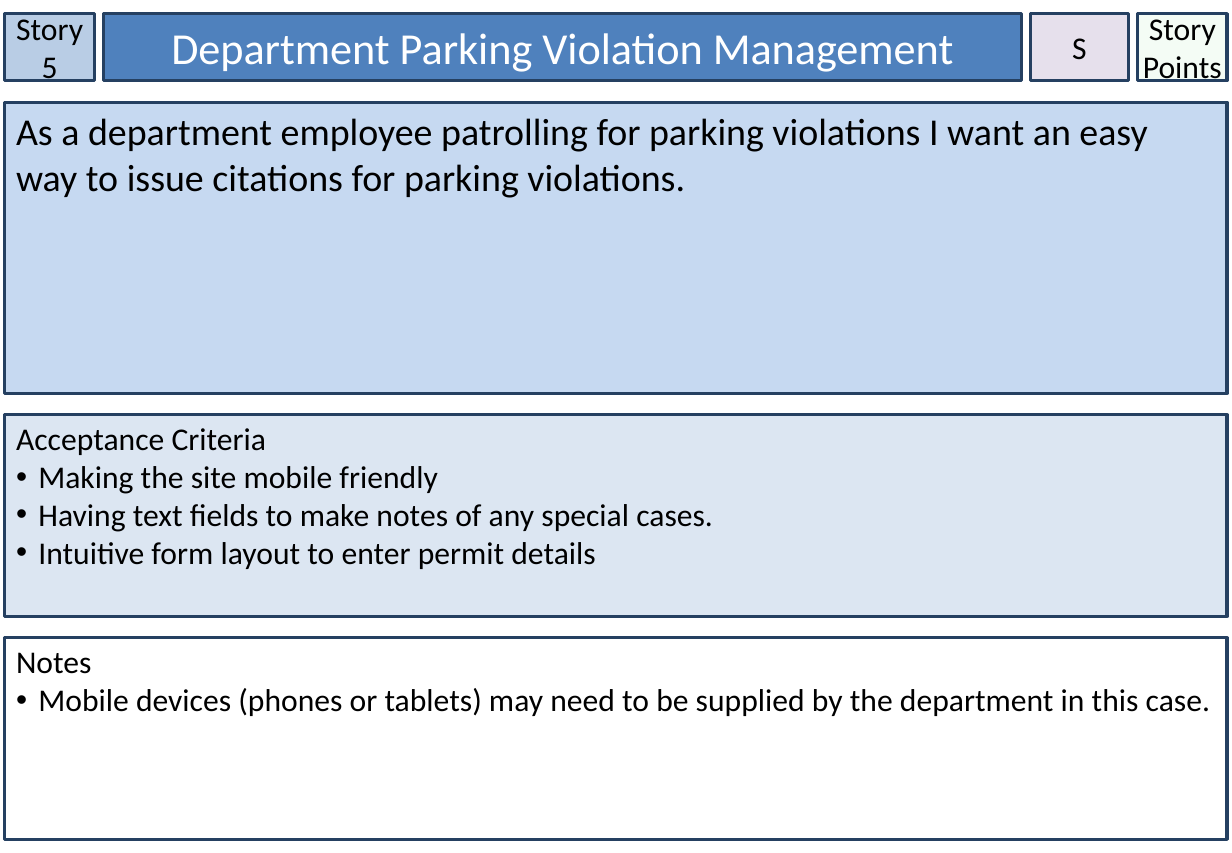
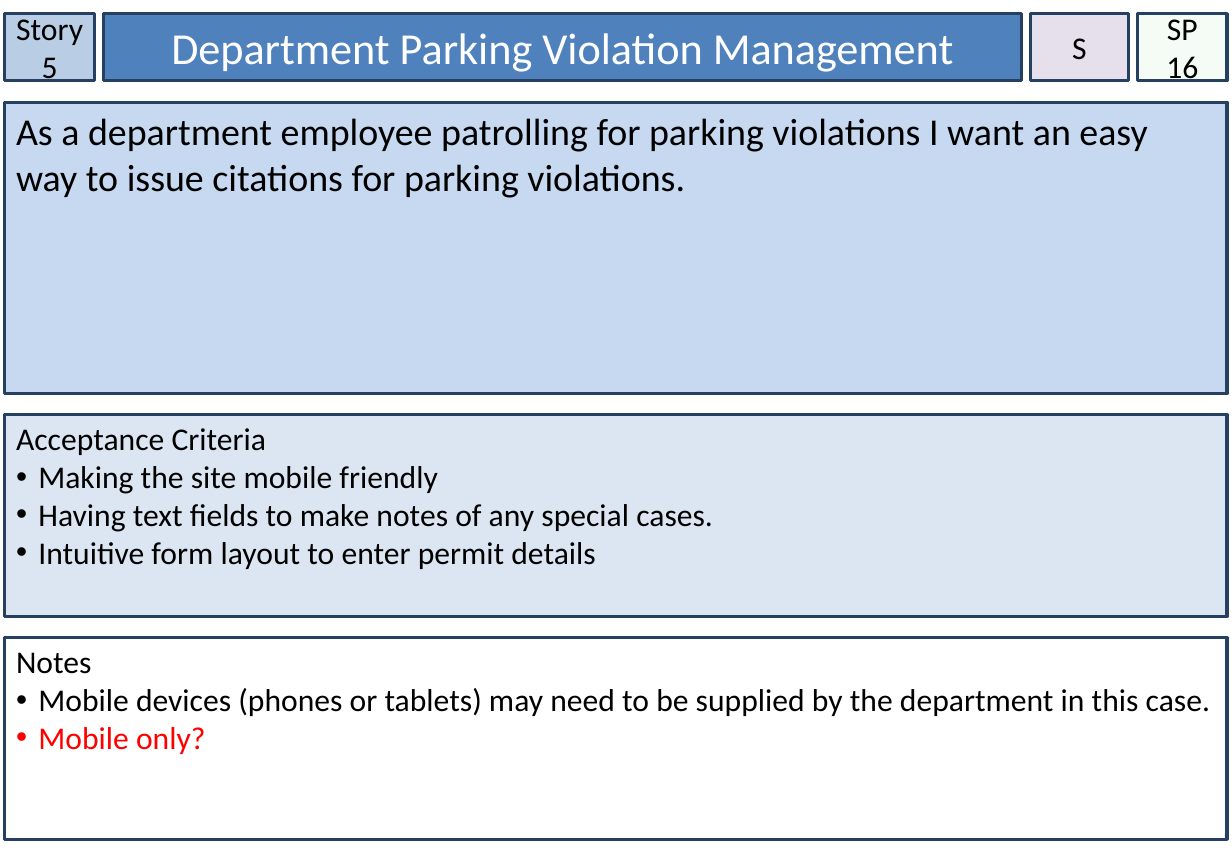
Before and after one commit to knich17/ParkingPermits, a slide deck: slide 6 of Assessment/Story Cards.pptx. Drawn at 1232x853 pixels with LibreOffice and Linux fonts; fonts in the diff are those of the drawing. Boxes give left, top, right and bottom in pixels: in the first picture for what was removed or moved away, otherwise in the second. Text is boxed around its words. In the diff, an @@ line names an element or a change of style, - is before the commit and + after.

Commit message:
Added and refined story points and identified releases

```diff
--- a/Assessment/Story Cards.pptx
+++ b/Assessment/Story Cards.pptx
@@ text in rectangle at [1166,14,1198,82]: text changed @@
-Story Points
+SP
+16
@@ text in rectangle at [38,727,206,754]: paragraph added @@
+• Mobile only?
```
Also in this commit, not shown: 6 other slides changed, 1 other file.
